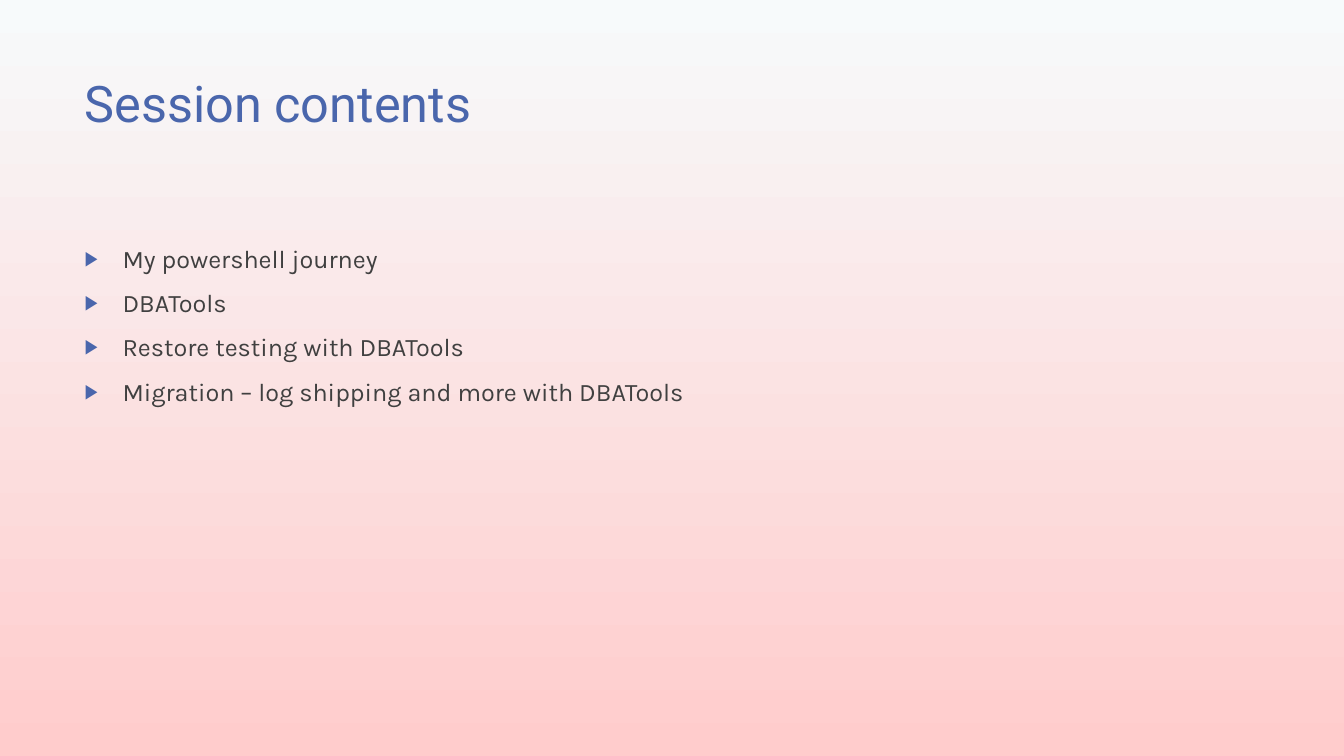
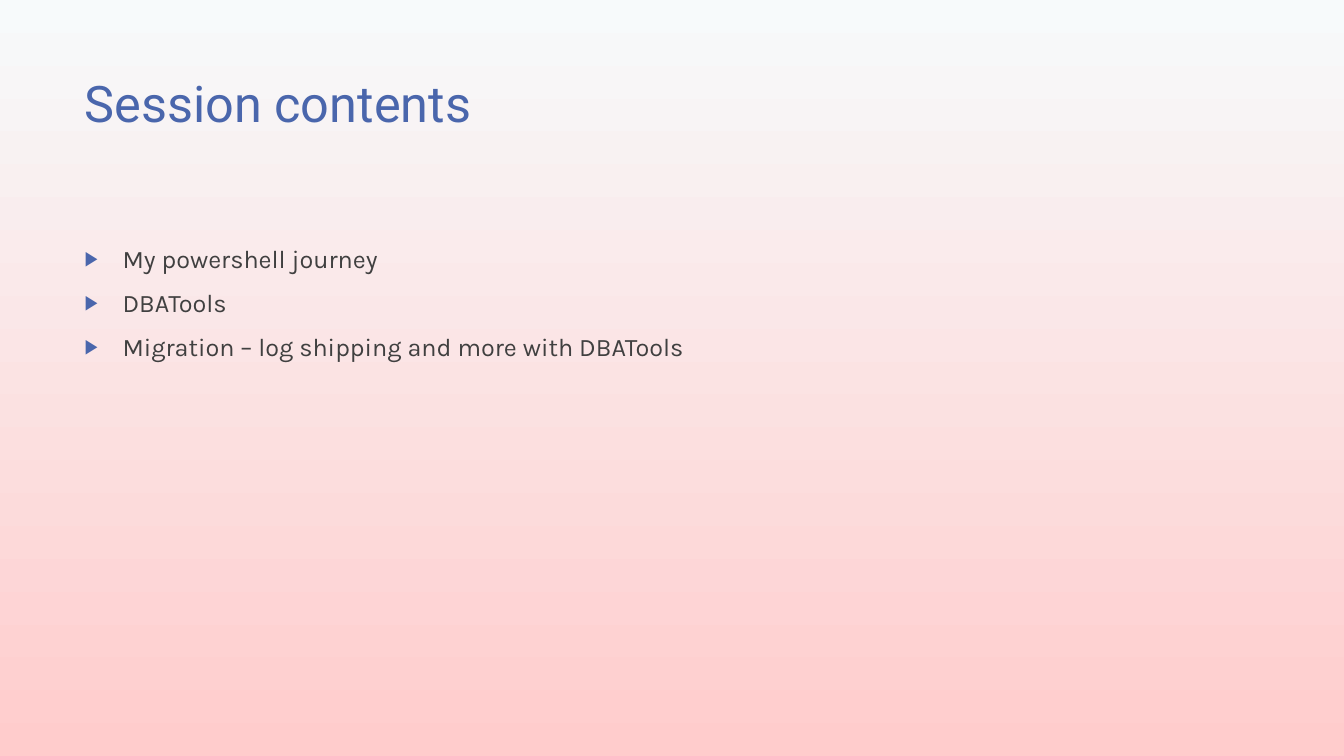
Before and after one commit to transmokopter/Presentations, a slide deck: slide 3 of ILoveDBATools/ILoveDBATools.pptx. Drawn at 1344x756 pixels with LibreOffice and Linux fonts; fonts in the diff are those of the drawing; background and template pictures are left out. Boxes give left, top, right and bottom in pixels: in the first picture for what was removed or moved away, otherwise in the second. Text is boxed around its words. In the diff, an @@ line names an element or a change of style, - is before the commit and + after.

```diff
--- a/ILoveDBATools/ILoveDBATools.pptx
+++ b/ILoveDBATools/ILoveDBATools.pptx
@@ text at (123, 338, 464, 362): paragraph removed @@
-▶ Restore testing with DBATools
```
Also in this commit, not shown: 3 other slides changed, 3 slides added, 9 slides removed, 6 other files.
